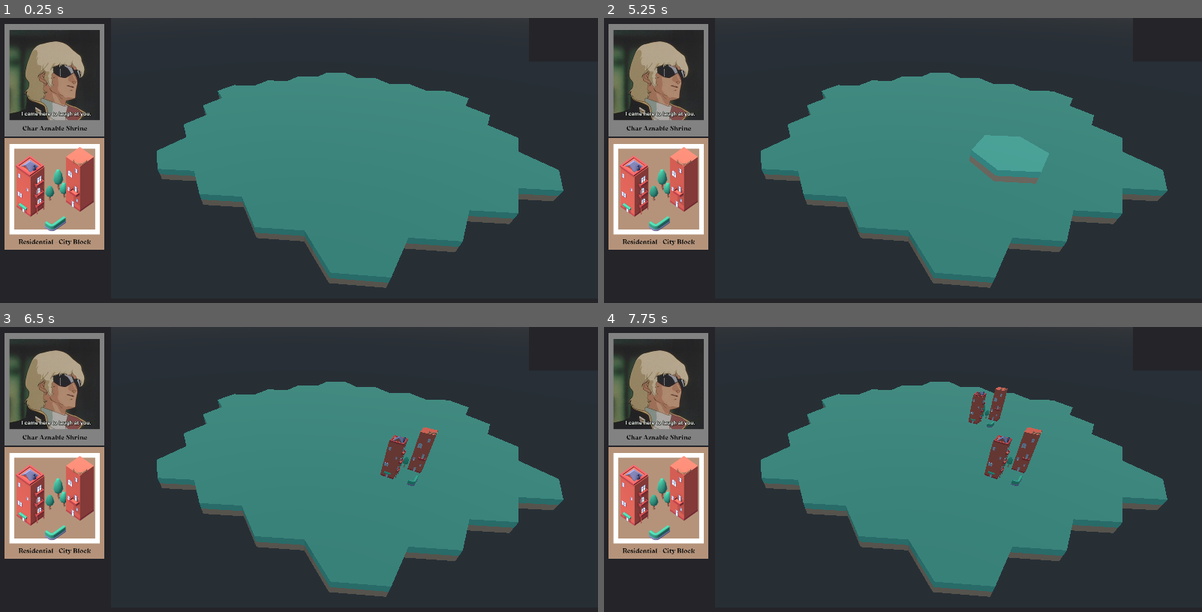
Above: before the commit, frames 1-4 (two rows, left to right).
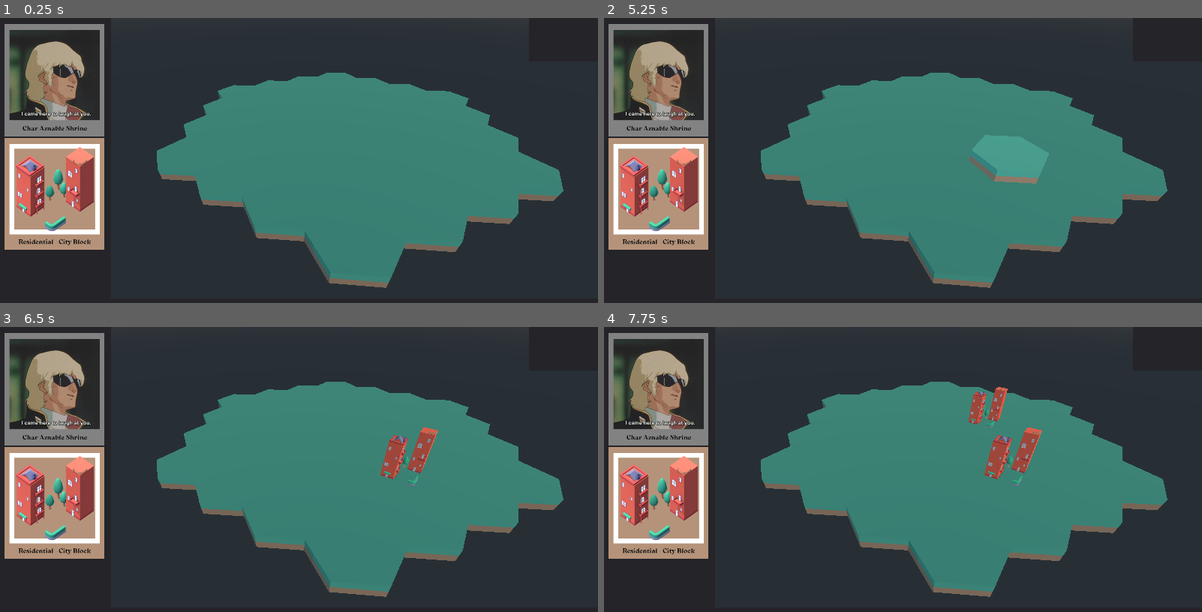
Above: after the commit, the same moments.

Repository: SudoCat/LDJAM51
Game: Godot game, scene res://scenes/grid.tscn
Same seed, same stepped clock (60 frames per second), same inputs: the game is played once before the commit and once after it.
Inputs (mouse positions are in pixels of both pictures, inside the frame that each line leads up to):
- Up to frame 1 (0.25 s): no input
- Up to frame 2 (5.25 s): click (657, 80) at 0.5 s; click (657, 194) at 1.27 s; click (657, 80) at 2 s; click (657, 194) at 2.77 s; click (657, 80) at 3.5 s; click (657, 194) at 4.27 s; tap Enter at 5 s; move the mouse to (1034, 169) at 5.02 s; click (1034, 169) at 5.17 s
- Up to frame 3 (6.5 s): tap Space at 5.75 s; move the mouse to (179, 512) at 5.77 s; click (179, 512) at 5.92 s
- Up to frame 4 (7.75 s): tap Enter at 6.5 s; move the mouse to (962, 421) at 6.52 s; click (962, 421) at 6.67 s; tap Space at 7.25 s; move the mouse to (873, 563) at 7.27 s; click (873, 563) at 7.42 s

The runs differ from the first frame. In frame 1, 1.0% of the frame differs, in the area x 26-94%, y 54-95%; in frame 2, 1.2%; in frame 3, 1.8%; in frame 4, 2.2%, in the area x 26-94%, y 21-95%.

Commit message:
better light

Diff:
--- a/scenes/grid.tscn
+++ b/scenes/grid.tscn
@@ -17,6 +17,7 @@
 [node name="Player" parent="." instance=ExtResource( 2 )]
 
 [node name="DirectionalLight" type="DirectionalLight" parent="."]
-transform = Transform( 0.954678, -0.121413, 0.271752, -0.0533008, 0.828523, 0.557413, -0.29283, -0.546634, 0.784501, 0, 15, 0 )
+transform = Transform( -0.27546, 0.684942, -0.674519, 0.104992, 0.718903, 0.687135, 0.955562, 0.118459, -0.269943, 0, 15, 0 )
+light_color = Color( 0.952941, 0.882353, 0.764706, 1 )
 
 [node name="Interface" parent="." instance=ExtResource( 4 )]
